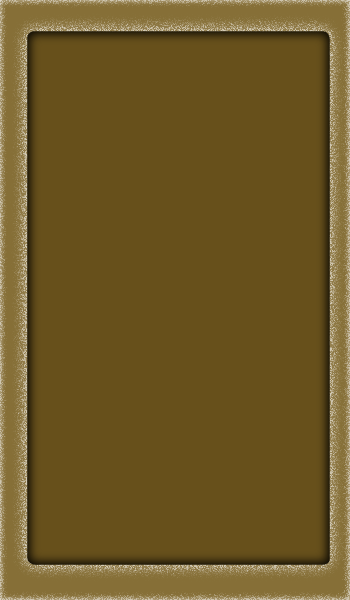
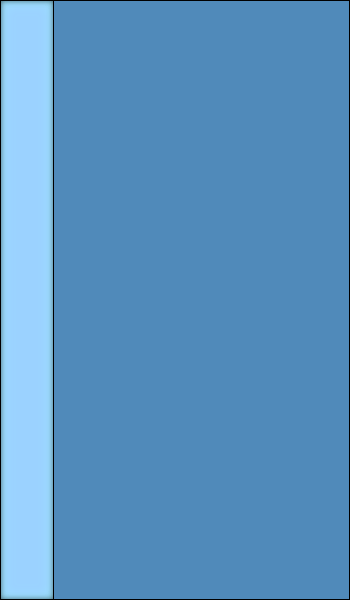
Revision of a layered 350 × 600 image; what changed, layer by layer:
added layer "Paint Layer 3" above "Paint Layer 4" over [0, 0, 64, 600]
added layer "Paint Layer 4" above "Paint Layer 2" over [0, 0, 350, 600]
hid "Paint Layer 2", painted on it over [0, 0, 350, 576]
hid "Paint Layer 1", painted on it over [0, 0, 350, 600]
